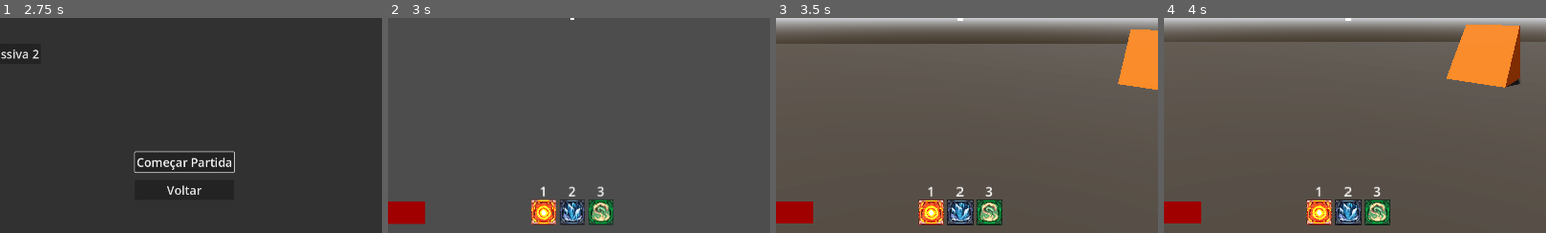
Above: before the commit, frames 1-4 (left to right).
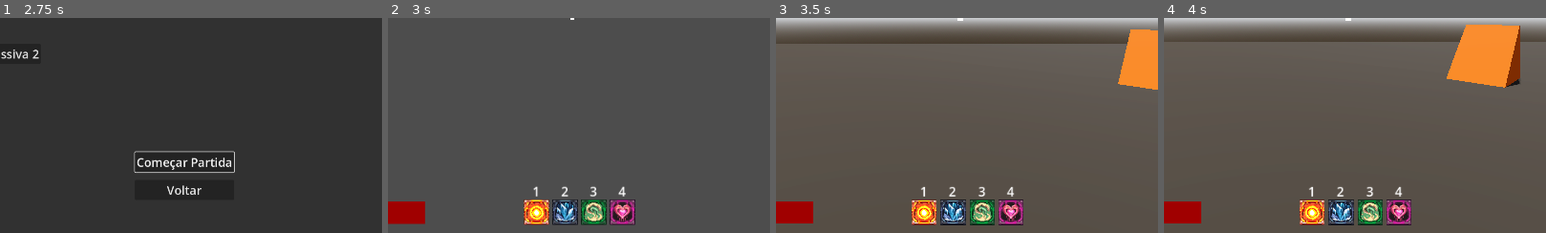
Above: after the commit, the same moments.

Repository: Isaaa43/Saudavel-e-Balanceado
Game: Godot game, scene res://cenas/main_game.tscn
Two runs of this game, one before a commit and one after it. Both use one fixed random seed, a clock stepped at 60 frames per second and the inputs below.
Inputs (mouse positions are % of the whole screen's width and height, from its top left):
- Up to frame 1 (2.75 s): click (50, 66) at 0.52 s; type "Alex" at 0.6 s; click "Jogar" at 1.25 s; click "Host" at 2 s
- Up to frame 2 (3 s): click "Começar Partida" at 2.75 s
- Up to frame 3 (3.5 s): no input
- Up to frame 4 (4 s): tap Enter at 3.5 s; move the mouse to (72, 45) at 3.52 s; hold D (direita) from 3.53 s (still down); click (72, 45) at 3.6 s; tap Space (pular) at 3.77 s
The pictures show only the part of the screen within x 26-76%, y 50-100%; the shares and areas given below are measured in that part.

Frame 1 is identical in both runs. In frame 2, 3.5% of the frame differs, in the area x 35-65%, y 78-97%; in frame 3, 3.5%; in frame 4, 3.5%.

Commit message:
feat: icone feitico ozempagic adicionado

Diff:
--- a/luta-magos/cenas/game/UI/hud_jogador.tscn
+++ b/luta-magos/cenas/game/UI/hud_jogador.tscn
@@ -4,6 +4,7 @@
 [ext_resource type="Texture2D" uid="uid://c04e3r2l566yl" path="res://assets/temp/feiticosIcones/Fire Spell Pack57.png" id="1_bqy3s"]
 [ext_resource type="Texture2D" uid="uid://bkhthrifwtg0q" path="res://assets/temp/feiticosIcones/Ice Spells2.png" id="3_c7tbw"]
 [ext_resource type="Texture2D" uid="uid://biooeneitqj7a" path="res://assets/temp/feiticosIcones/wind spell23.png" id="4_tpt5k"]
+[ext_resource type="Texture2D" uid="uid://d3c4owqd0is8o" path="res://assets/temp/feiticosIcones/Heal Spell12.png" id="5_5ifs1"]
 
 [node name="HUDjogador" type="Control" unique_id=31207200]
 layout_mode = 3
@@ -110,6 +111,24 @@
 text = "3"
 horizontal_alignment = 1
 
+[node name="TextureRect4" type="TextureRect" parent="HBoxIcones" unique_id=1597423839]
+layout_mode = 2
+texture = ExtResource("5_5ifs1")
+stretch_mode = 2
+
+[node name="Label" type="Label" parent="HBoxIcones/TextureRect4" unique_id=507907181]
+layout_mode = 1
+anchors_preset = 5
+anchor_left = 0.5
+anchor_right = 0.5
+offset_left = -20.0
+offset_top = -22.0
+offset_right = 20.0
+offset_bottom = 1.0
+grow_horizontal = 2
+text = "4"
+horizontal_alignment = 1
+
 [node name="Vida" type="Control" parent="." unique_id=125310063]
 layout_mode = 1
 anchors_preset = 2
Binary file added: luta-magos/assets/temp/feiticosIcones/Heal Spell Pack Sheet.png
Not shown, added: luta-magos/assets/temp/feiticosIcones/Heal Spell Pack Sheet.png.import
Binary file added: luta-magos/assets/temp/feiticosIcones/Heal Spell12.png
Not shown, added: luta-magos/assets/temp/feiticosIcones/Heal Spell12.png.import
